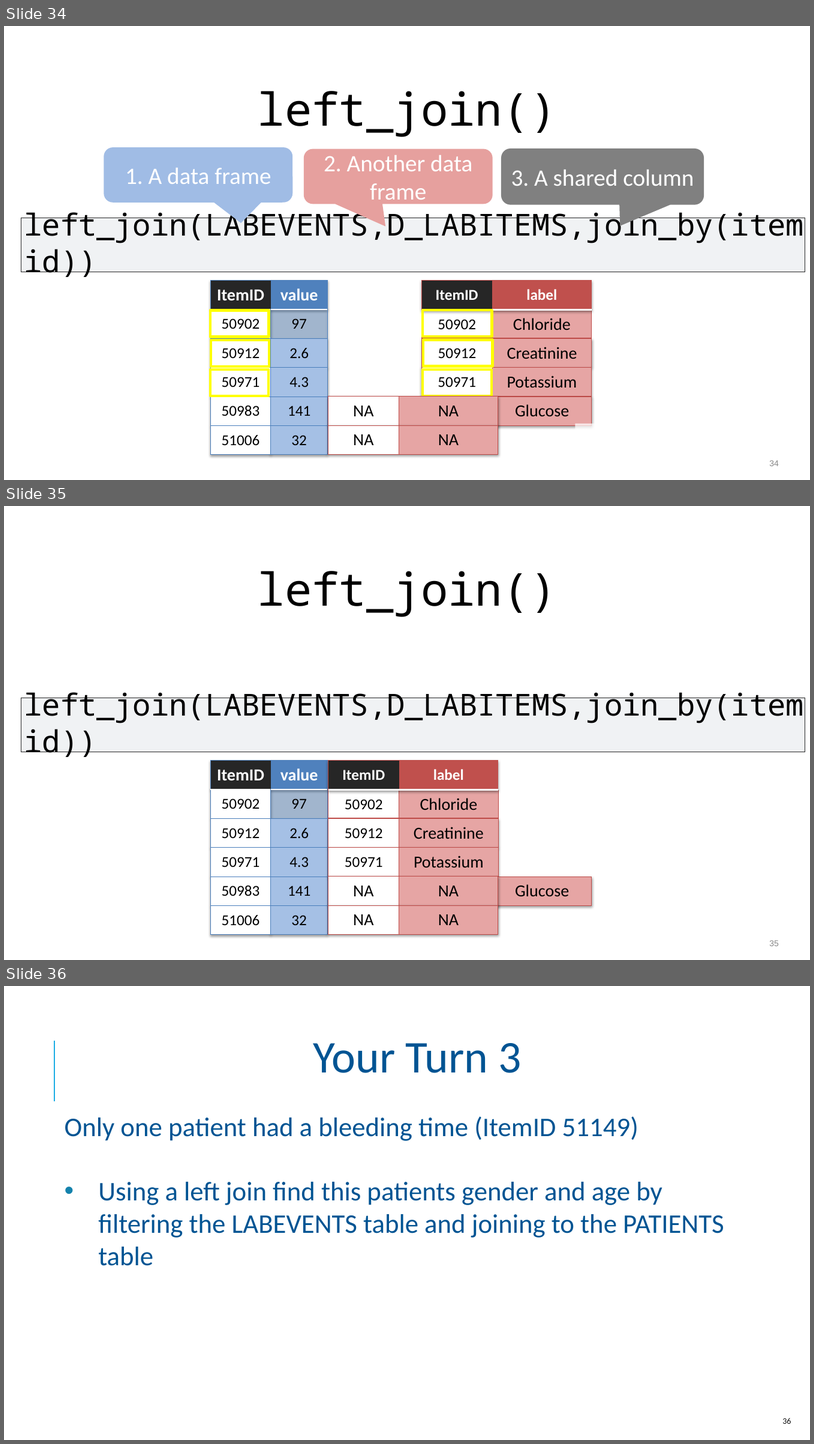
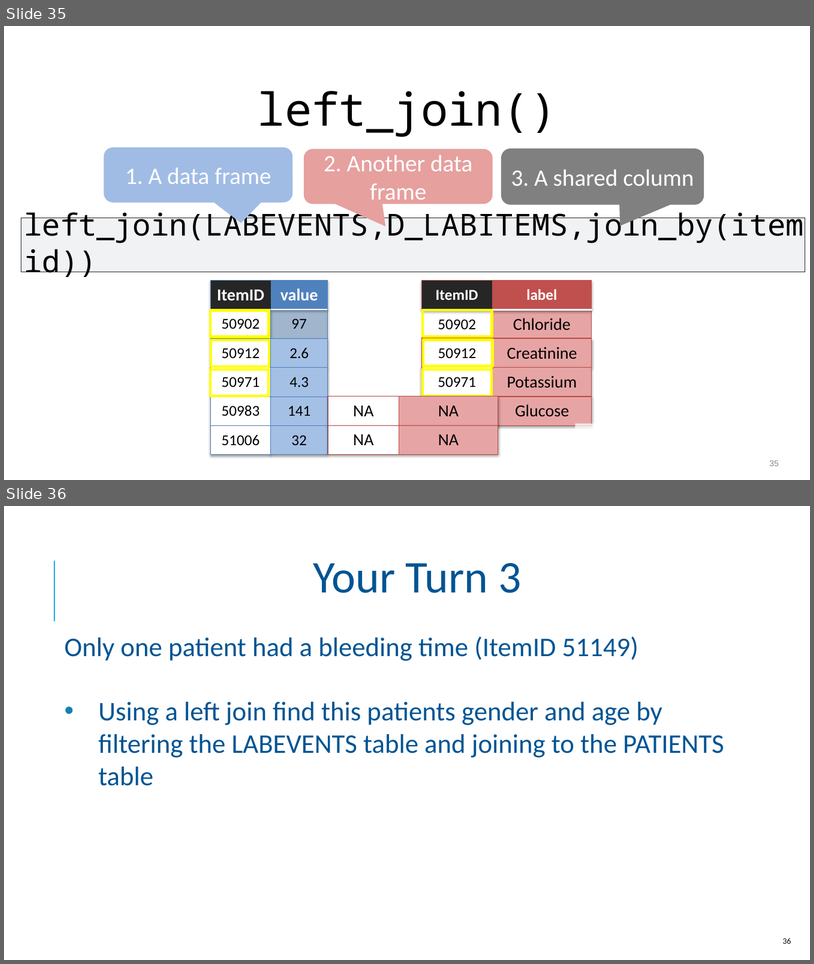
Before and after one commit to amromeo/api_r_int_db_24, a slide deck: presentations/03 - Joins.pptx. Shown one above the other, each under a label of ours: slides 34, 35 and 36 before the commit, slides 35 and 36 after it. The pictures are 814x1444 and 814x964 pixels, drawn with LibreOffice and Linux fonts; fonts in the diff are those of the drawing; background and template pictures are left out. Boxes give left, top, right and bottom in pixels: in the first picture for what was removed or moved away, otherwise in the second. Text is boxed around its words. In the diff, an @@ line names an element or a change of style, - is before the commit and + after.

```diff
--- a/presentations/03 - Joins.pptx
+++ b/presentations/03 - Joins.pptx
@@ slide 35 removed at bbox=[4, 506, 810, 960], background #FFFFFF @@
@@ text removed at bbox=[258, 571, 557, 617] @@
-left_join()
@@ freeform shape removed at bbox=[21, 698, 806, 751] @@
@@ text removed at bbox=[24, 692, 804, 723] @@
-left_join(LABEVENTS,D_LABITEMS,join_by(itemid))
@@ table removed at bbox=[211, 760, 328, 934], 6 rows, 2 columns @@
-ItemID | value
-50902 | 97
-50912 | 2.6
-50971 | 4.3
-50983 | 141
-51006 | 32
@@ table removed at bbox=[328, 760, 498, 789], 1 rows, 2 columns @@
-ItemID | label
@@ table removed at bbox=[328, 790, 498, 818], 1 rows, 2 columns @@
-50902 | Chloride
@@ table removed at bbox=[328, 819, 498, 847], 1 rows, 2 columns @@
-50912 | Creatinine
@@ table removed at bbox=[328, 847, 498, 876], 1 rows, 2 columns @@
-50971 | Potassium
@@ table removed at bbox=[328, 876, 498, 905], 1 rows, 2 columns @@
-NA | NA
@@ table removed at bbox=[422, 876, 592, 905], 1 rows, 2 columns @@
-50809 | Glucose
@@ table removed at bbox=[328, 905, 498, 934], 1 rows, 2 columns @@
-NA | NA
@@ page number removed at bbox=[770, 940, 779, 946] @@
-35
@@ what was slide 34 is now slide 35 @@
@@ page number at bbox=[770, 460, 779, 466]: text changed @@
-34
+35
```
Also in this commit, not shown: 3 slides changed, 2 slides added, 1 other slide removed.
